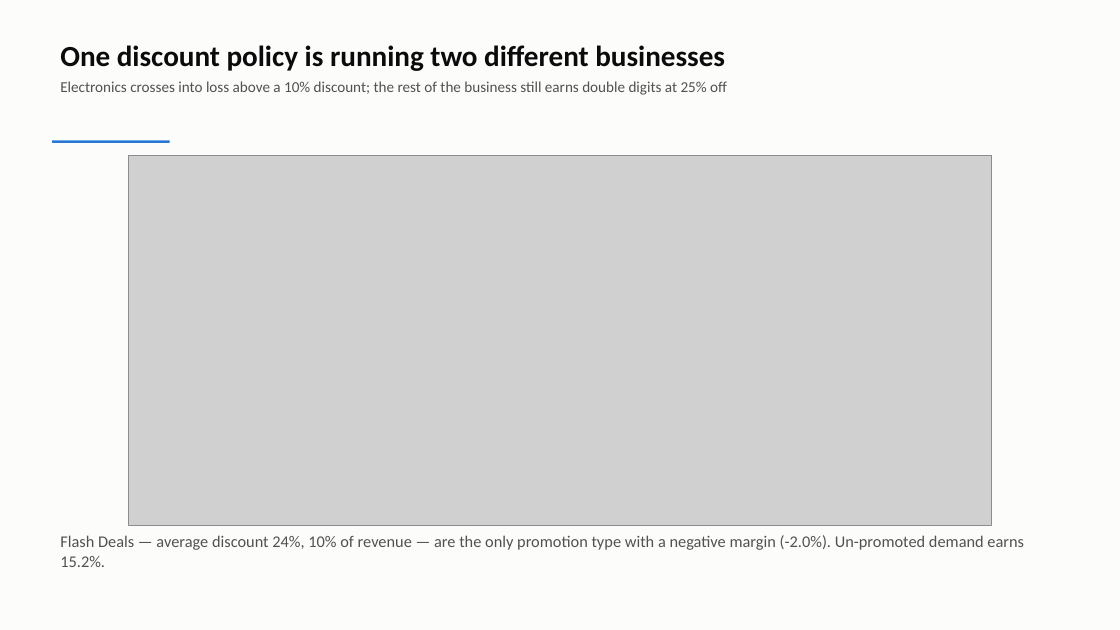
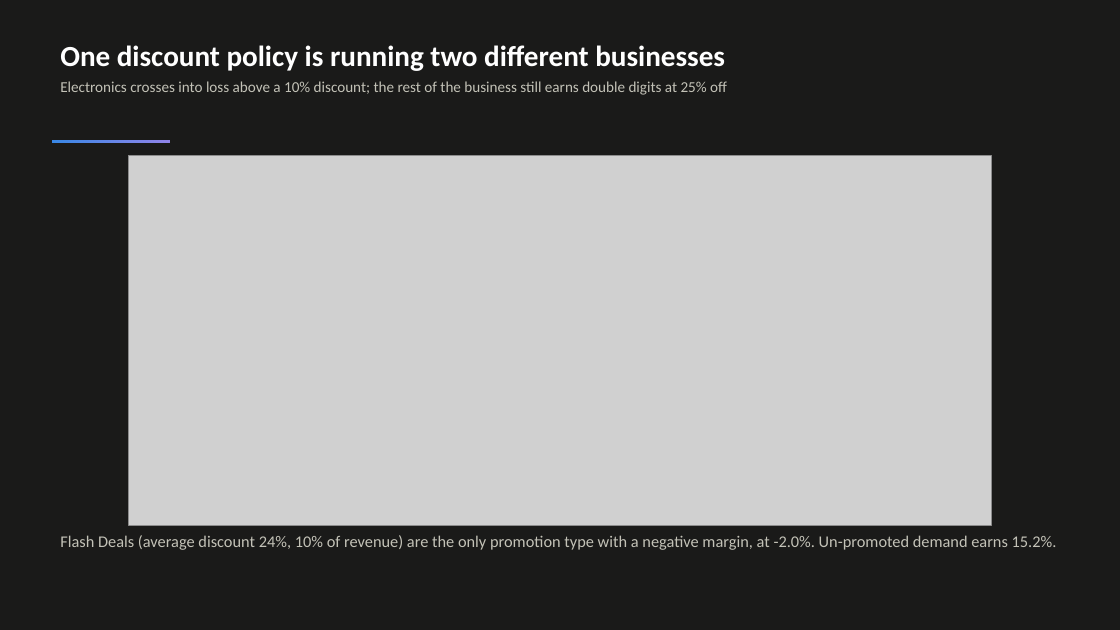
Before and after one commit to saint2706/AuroraCart-Case-Study, a slide deck: slide 11 of deliverables/AuroraCart_Executive_Story.pptx. Drawn at 1120x630 pixels with LibreOffice and Linux fonts; fonts in the diff are those of the drawing; grey boxes stand for pictures. Boxes give left, top, right and bottom in pixels: in the first picture for what was removed or moved away, otherwise in the second. Text is boxed around its words. In the diff, an @@ line names an element or a change of style, - is before the commit and + after.

```diff
--- a/deliverables/AuroraCart_Executive_Story.pptx
+++ b/deliverables/AuroraCart_Executive_Story.pptx
@@ background #FCFCFB to #1A1A19 @@
@@ text "One discount policy is running ..." at [60,45,727,95]: text colour #0B0B0B to #FFFFFF in "One discount policy is running two different ..."; text colour #52514E to #C3C2B7 in "Electronics crosses into loss above a 10% ..." @@
@@ rectangle at [52,140,170,143]: fill #2A78D6 to gradient #3987E5 to #9085E9 @@
@@ text at [60,535,1057,550]: text changed; text colour #52514E to #C3C2B7 @@
-Flash Deals — average discount 24%, 10% of revenue — are the only promotion type with a negative margin (-2.0%). Un-promoted demand earns 15.2%.
+Flash Deals (average discount 24%, 10% of revenue) are the only promotion type with a negative margin, at -2.0%. Un-promoted demand earns 15.2%.
```
Also in this commit, not shown: 16 other slides changed, 25 other files.
